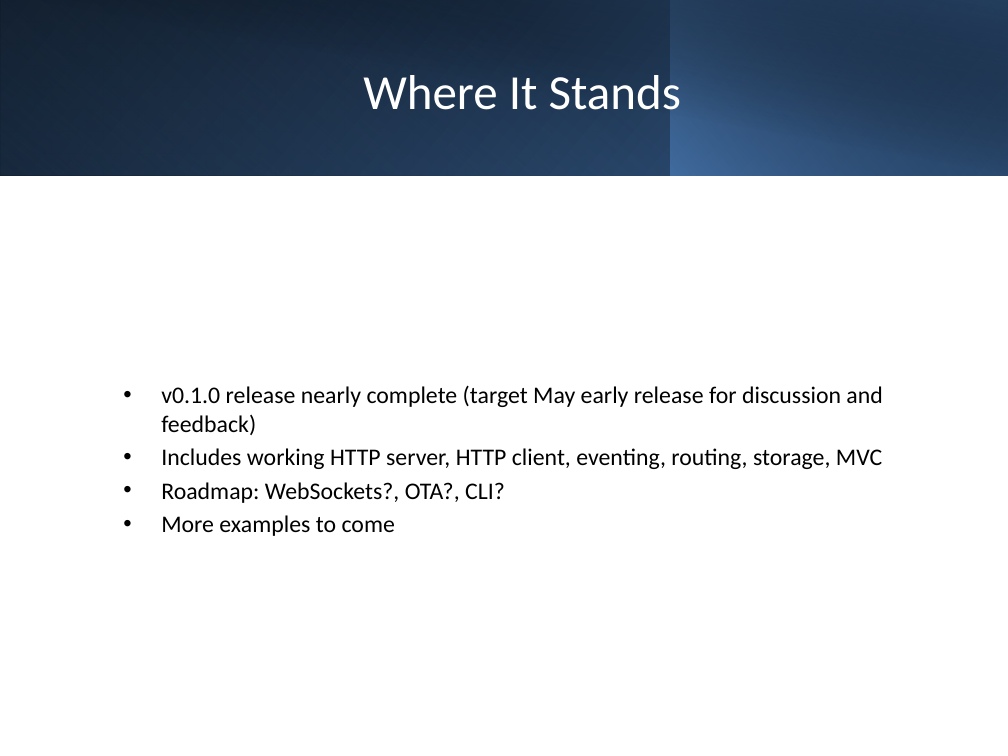
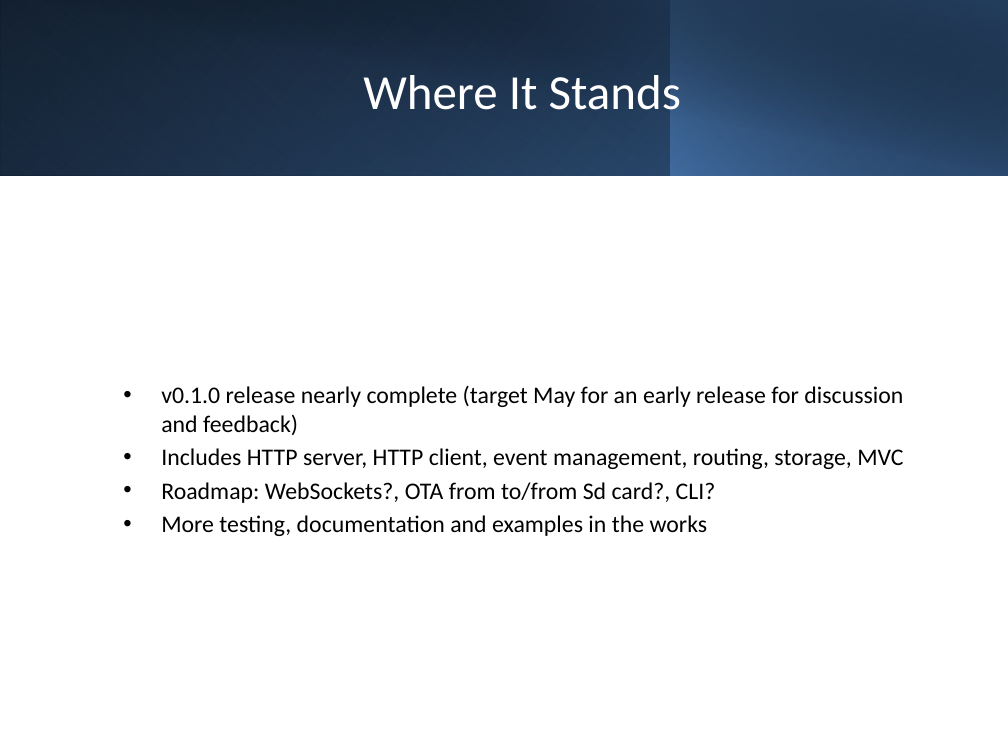
Before and after one commit to Pico-Framework/pico-framework, a slide deck: slide 26 of docs/picoframework_full_presentation_combined.pptx (slide 22 before the commit). Drawn at 1008x756 pixels with LibreOffice and Linux fonts; fonts in the diff are those of the drawing. Boxes give left, top, right and bottom in pixels: in the first picture for what was removed or moved away, otherwise in the second. Text is boxed around its words. In the diff, an @@ line names an element or a change of style, - is before the commit and + after.

Commit message:
Revised presentation

```diff
--- a/docs/picoframework_full_presentation_combined.pptx
+++ b/docs/picoframework_full_presentation_combined.pptx
@@ text at [161, 385, 903, 536]: text changed @@
-• v0.1.0 release nearly complete (target May early release for discussion and feedback)
-• Includes working HTTP server, HTTP client, eventing, routing, storage, MVC
-• Roadmap: WebSockets?, OTA?, CLI?
-• More examples to come
+• v0.1.0 release nearly complete (target May for an early release for discussion and feedback)
+• Includes HTTP server, HTTP client, event management, routing, storage, MVC
+• Roadmap: WebSockets?, OTA from to/from Sd card?, CLI?
+• More testing, documentation and examples in the works
```
Also in this commit, not shown: 8 other slides changed, 2 slides added, 2 other files.
